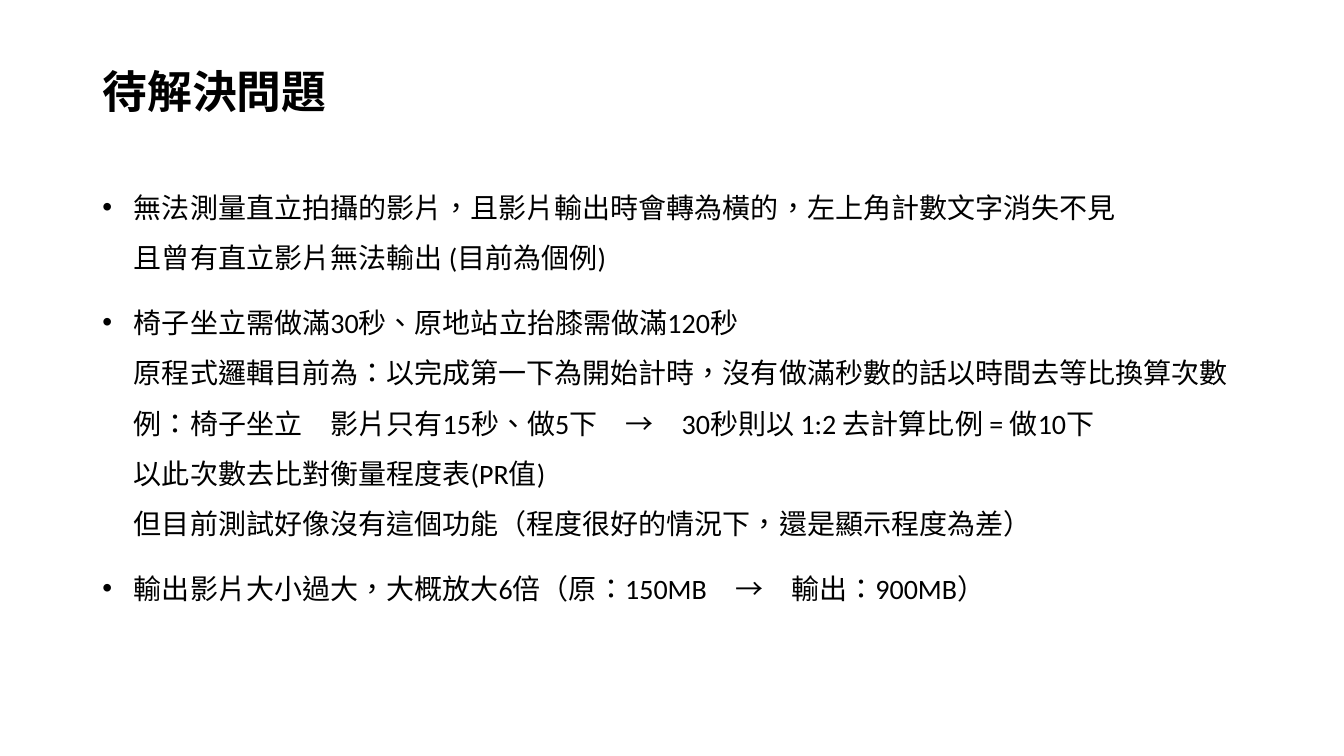
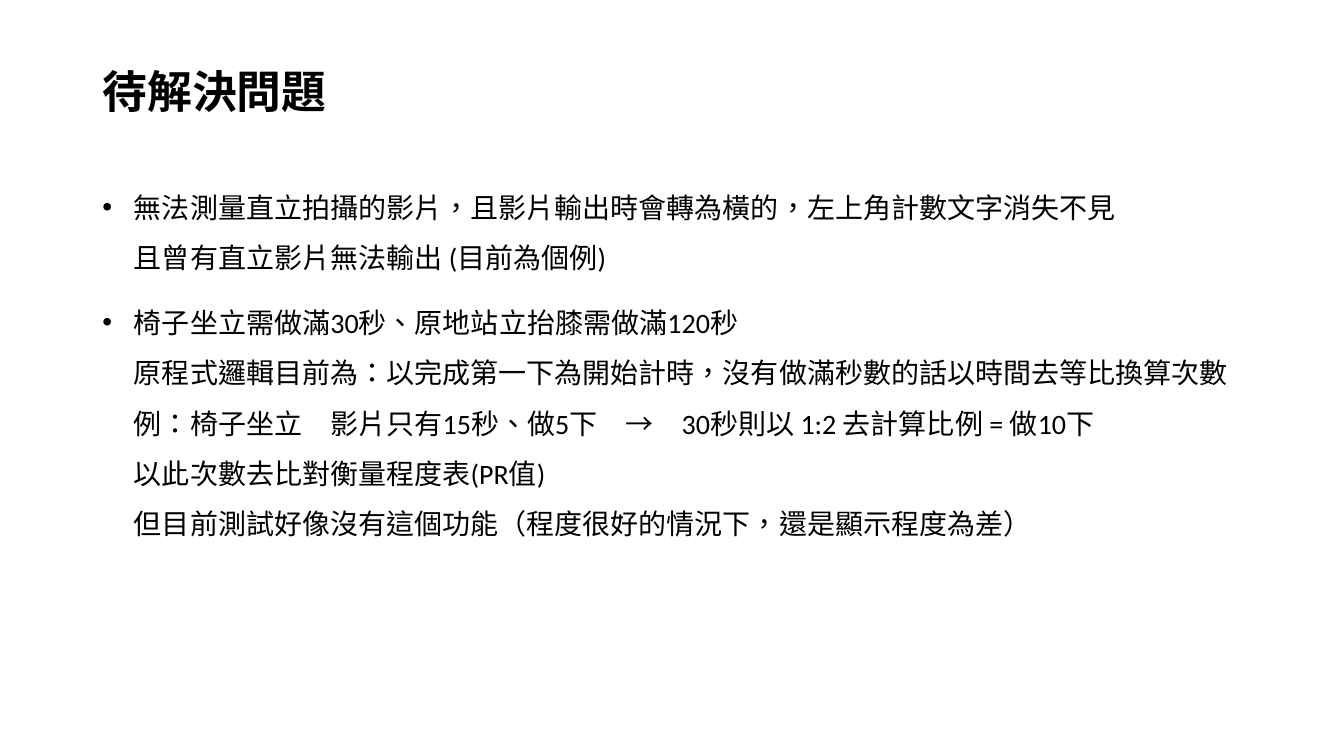
Before and after one commit to k164596848/ProjectMeeting, a slide deck: slide 3 of FlagShip2020/旗艦20201008/20201008動作.pptx. Drawn at 1344x756 pixels with LibreOffice and Linux fonts; fonts in the diff are those of the drawing. Boxes give left, top, right and bottom in pixels: in the first picture for what was removed or moved away, otherwise in the second. Text is boxed around its words. In the diff, an @@ line names an element or a change of style, - is before the commit and + after.

```diff
--- a/FlagShip2020/旗艦20201008/20201008動作.pptx
+++ b/FlagShip2020/旗艦20201008/20201008動作.pptx
@@ text at bbox=[134, 575, 985, 602]: paragraph removed @@
-• 輸出影片大小過大，大概放大6倍（原：150MB → 輸出：900MB）
```
Also in this commit, not shown: 2 other slides changed, 2 slides added, 3 other files.
